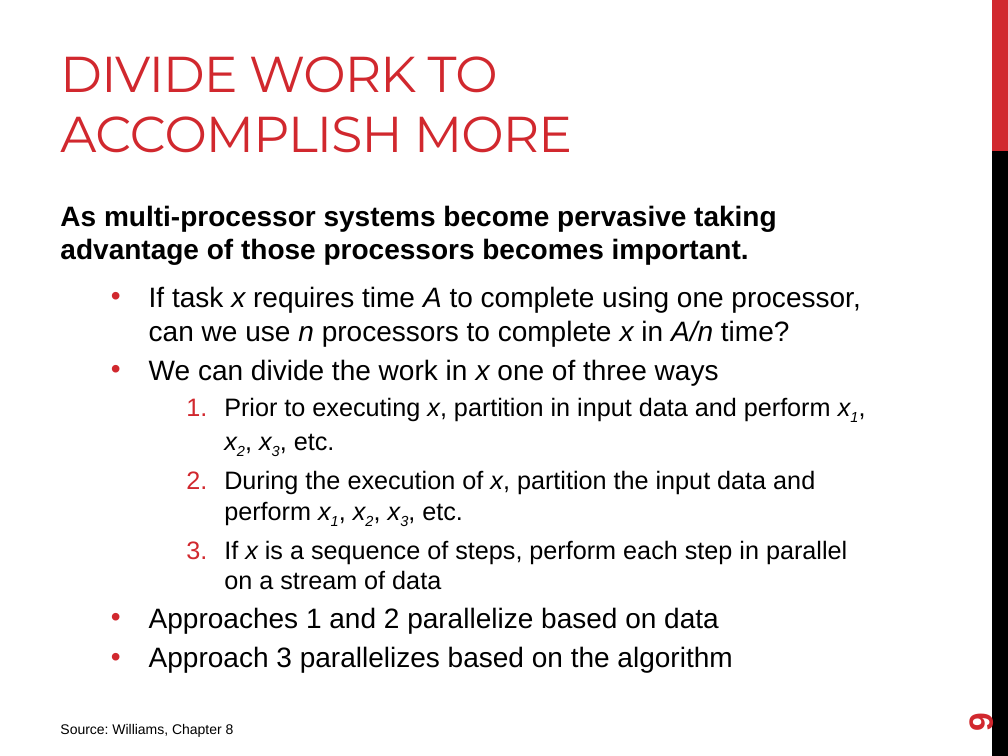
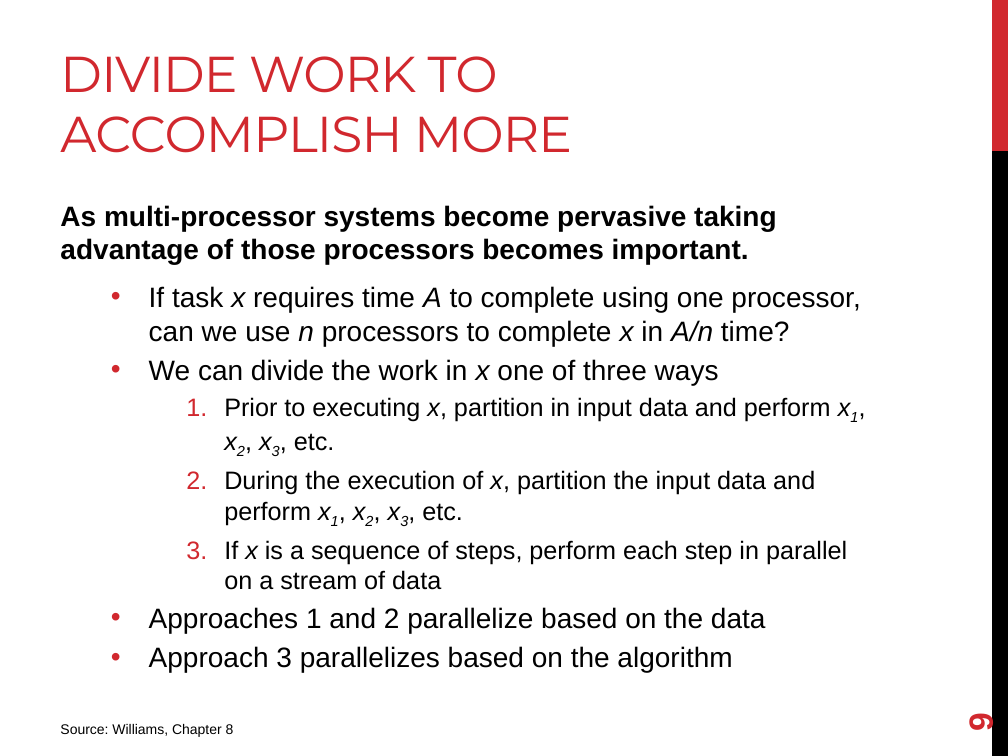
Before and after one commit to joshpeterson/DevelopingConcurrentSoftware, a slide deck: slide 9 of Lectures/Designing Concurrent Software/Designing Concurrent Software.pptx. Drawn at 1008x756 pixels with LibreOffice and Linux fonts; fonts in the diff are those of the drawing. Boxes give left, top, right and bottom in pixels: in the first picture for what was removed or moved away, otherwise in the second. Text is boxed around its words. In the diff, an @@ line names an element or a change of style, - is before the commit and + after.

```diff
--- a/Lectures/Designing Concurrent Software/Designing Concurrent Software.pptx
+++ b/Lectures/Designing Concurrent Software/Designing Concurrent Software.pptx
@@ text at [149,607,766,633]: text changed @@
-  • Approaches 1 and 2 parallelize based on data
+  • Approaches 1 and 2 parallelize based on the data
```
Also in this commit, not shown: 5 other slides changed, 1 slide added, 1 other file.
